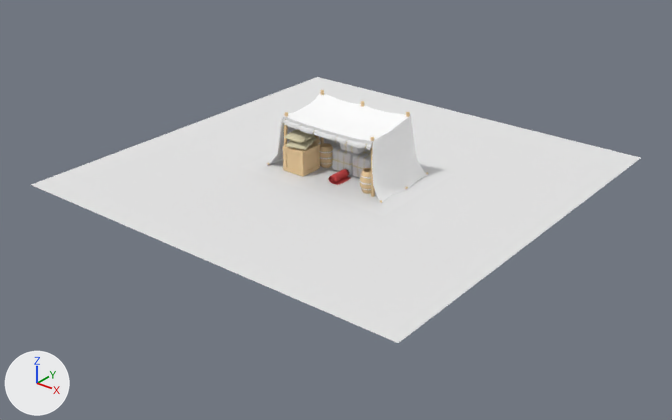
Before and after pictures for a commit that changed the Blender file egore/storage.blend.
One viewpoint serves both versions: a camera (50 mm lens) standing at (17.76, -22.74, 12.5) and looking at (0.36, -0.99, -0.98). Arrows for +X, +Y and +Z are at lower left; the lights stay in place.
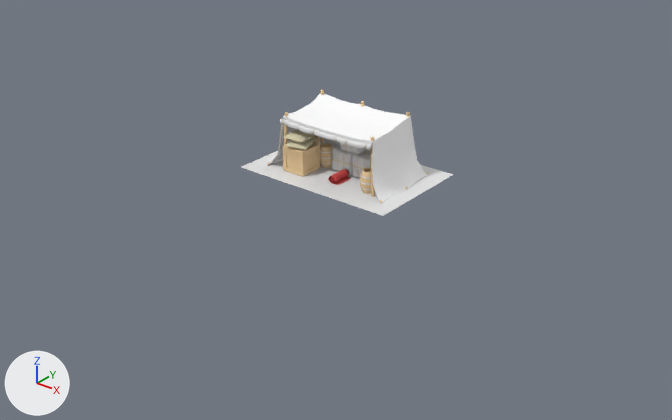
Pixel boxes [x1, y1, x2, y2] of what changed, in the pictures (672 x 420 px):
'Plane.001', hidden: before [31, 77, 641, 343]

Diff of the bpy script that builds the scene:
```diff
--- a/egore/storage.blend.py
+++ b/egore/storage.blend.py
@@ ob_plane_001 @@
 ob_plane_001.scale = (0.613, 0.613, 0.613)
+ob_plane_001.hide_set(True)  # its collection is switched off
```
